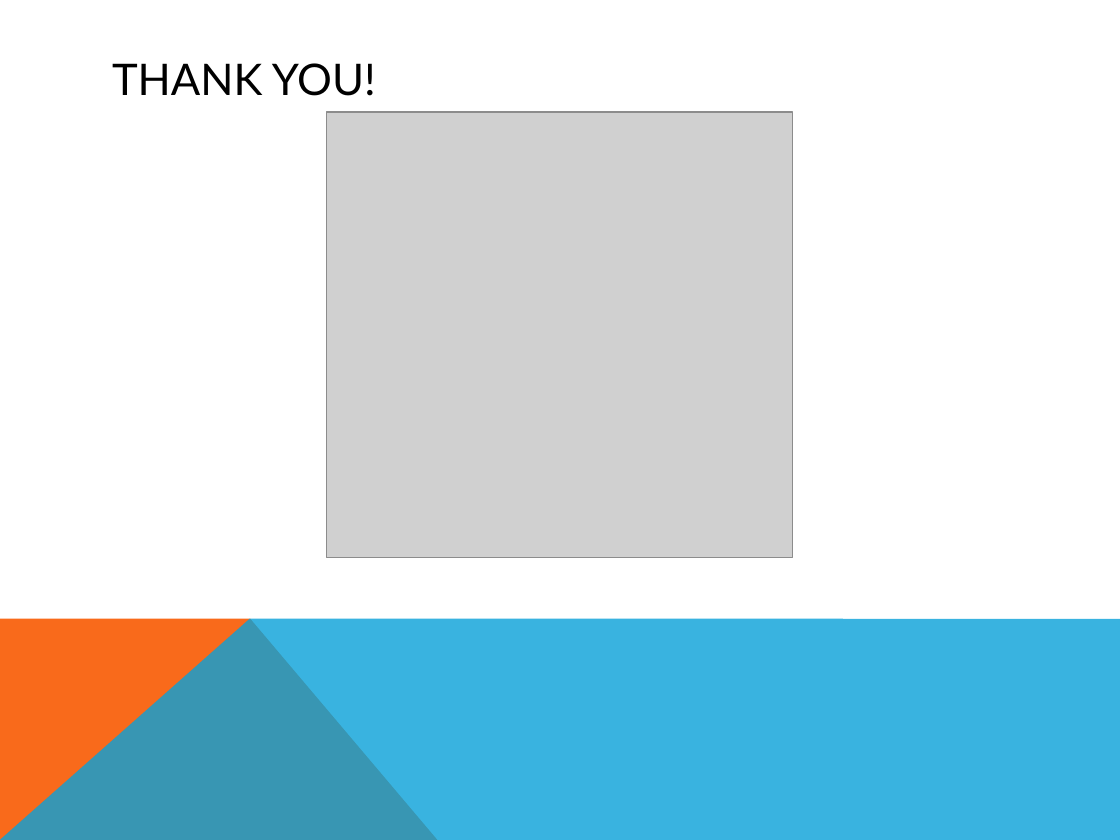
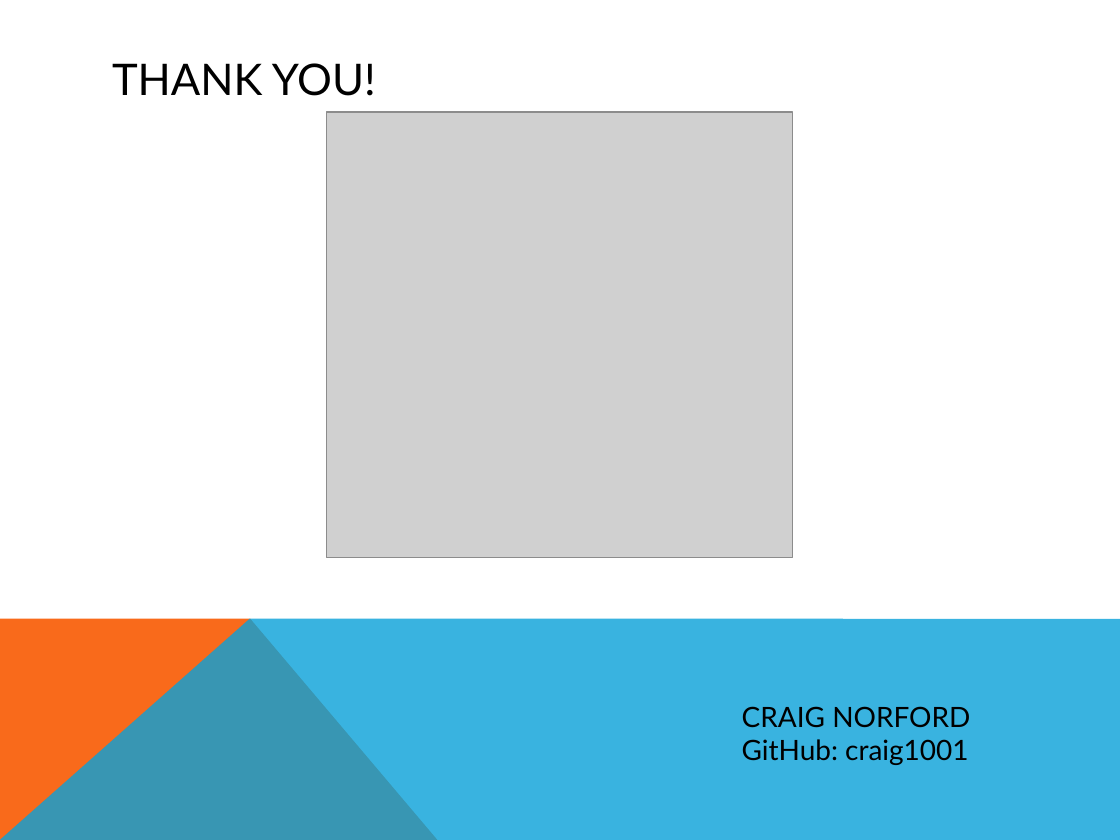
Before and after one commit to CraigDoesCode/git-workshop-test-, a slide deck: slide 12 of Presentation and Notes.pptx. Drawn at 1120x840 pixels with LibreOffice and Linux fonts; fonts in the diff are those of the drawing; grey boxes stand for pictures. Boxes give left, top, right and bottom in pixels: in the first picture for what was removed or moved away, otherwise in the second. Text is boxed around its words. In the diff, an @@ line names an element or a change of style, - is before the commit and + after.

```diff
--- a/Presentation and Notes.pptx
+++ b/Presentation and Notes.pptx
@@ text added at bbox=[742, 706, 970, 765], 18 pt, text #000000 @@
+CRAIG NORFORD
+GitHub: craig1001
```
Also in this commit, not shown: 4 other slides changed, 1 other file.
